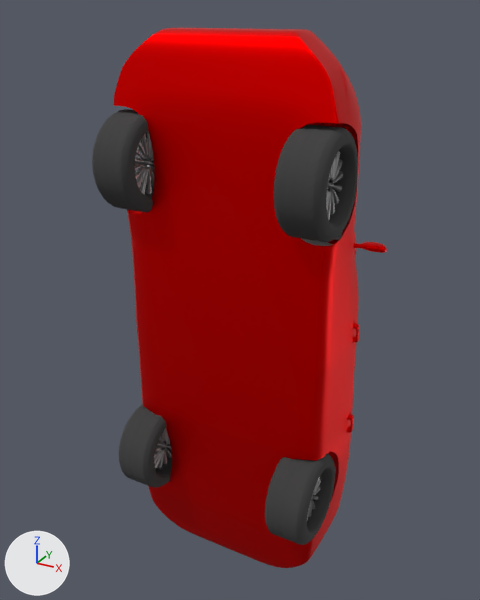
Renders of the Blender file Learn to Drive (NZ)/Assets/Player Car.blend from each side of a commit.
Both versions are drawn from a 50 mm lens placed at (1.92, -3.52, 2.57), pointed at (-0.12, 0.19, 0.71). Every picture has the same lights, and +X, +Y and +Z are marked at lower left.
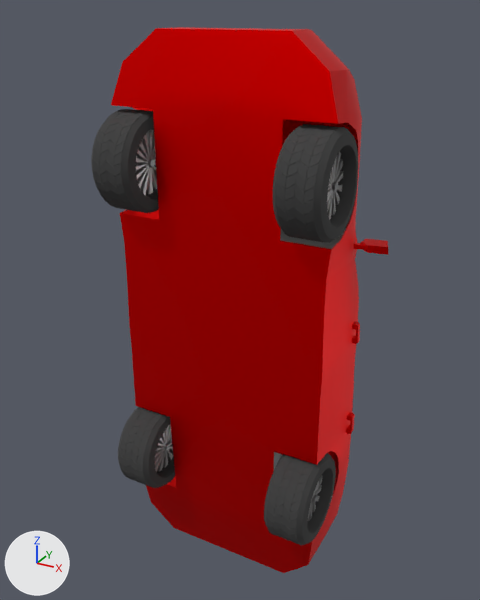
The newer file is also turned or shifted as a whole; pictures and numbers use the older file's frame.

What differs and where, as boxes [x1, y1, x2, y2] in the pictures (480 x 600 px):
'Cube', modifiers changed: before [92, 28, 387, 568]; after [91, 27, 388, 573]

What changed in the scene script:
```text
Change ob_cube:
    remove _m = ob_cube.modifiers.new('Subdivision', 'SUBSURF')
    remove _m.levels = 0
```
